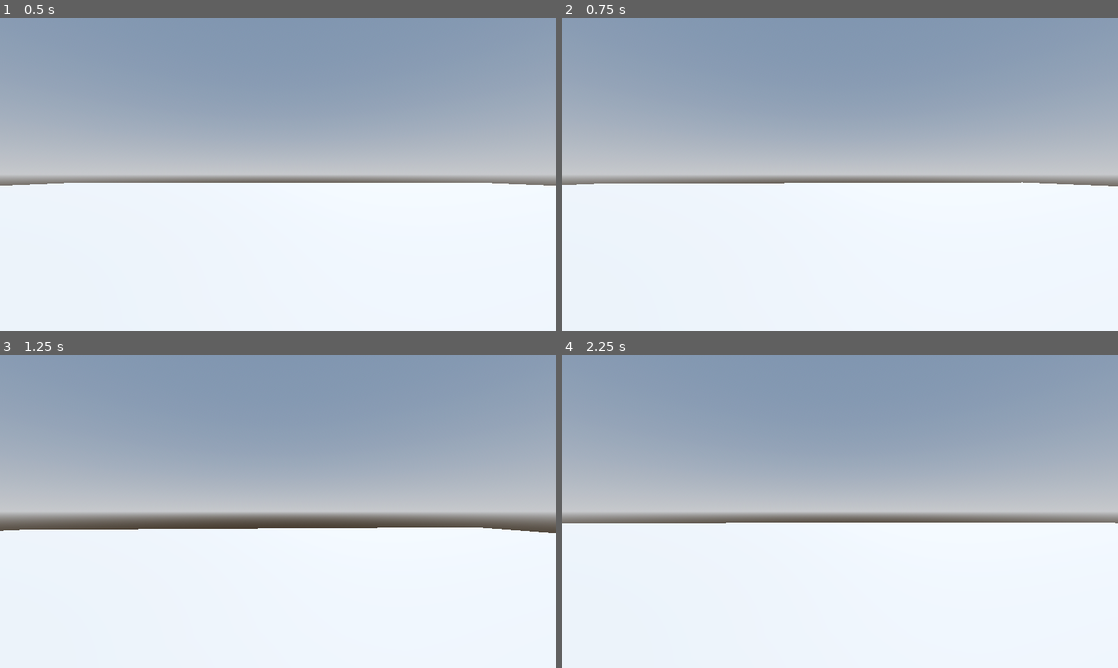
Above: before the commit, frames 1-4 (two rows, left to right).
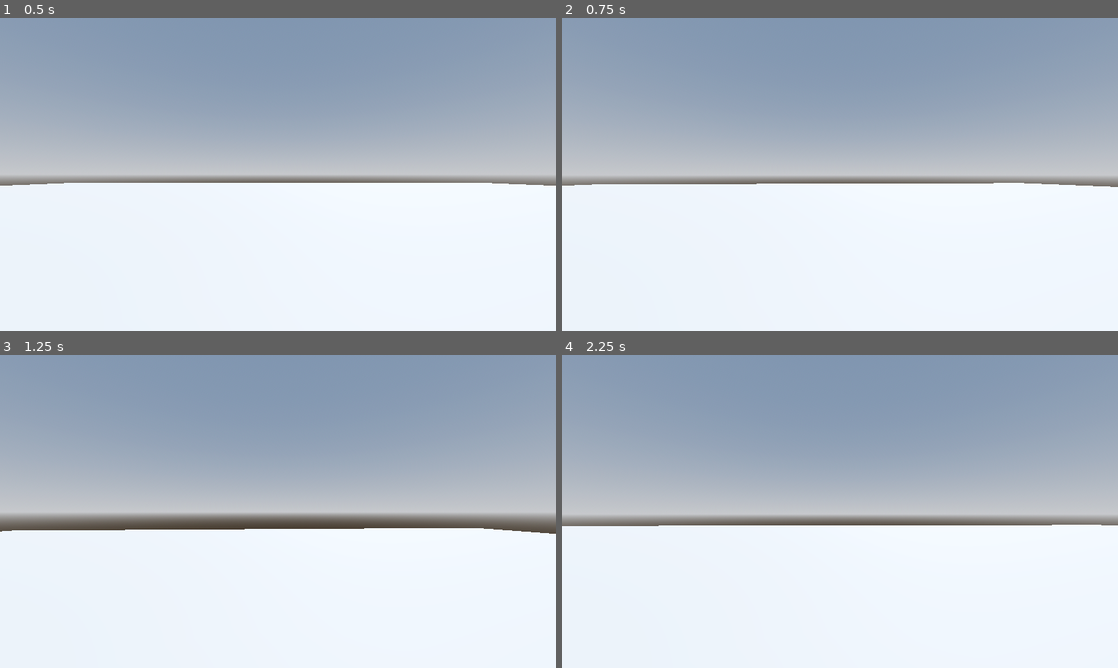
Above: after the commit, the same moments.

Repository: MateuszKosowski/Robo-Rampage
Game: Godot game, scene res://Levels/SandBox.tscn
Two runs of this game, one before a commit and one after it. Both use one fixed random seed, a clock stepped at 60 frames per second and the inputs below.
Inputs (mouse positions are in pixels of both pictures, inside the frame that each line leads up to):
- Up to frame 1 (0.5 s): no input
- Up to frame 2 (0.75 s): tap Enter at 0.5 s; move the mouse to (867, 174) at 0.52 s; hold W (move_up) from 0.53 s (still down)
- Up to frame 3 (1.25 s): keep holding W (move_up); tap Space (jump) at 0.77 s
- Up to frame 4 (2.25 s): keep holding W (move_up); tap Space (jump) at 1.25, 1.52 s; move the mouse to (812, 511) at 1.27 s; move the mouse to (851, 505) at 2.02 s

Frame 1 is identical in both runs. In frame 2, 0.2% of the frame differs, in the area x 0-100%, y 52-54%; in frame 3, 0.2%; in frame 4, 3.0%, in the area x 0-100%, y 50-55%.

Commit message:
Improve aimming

Diff:
--- /dev/null
+++ b/Player/SmoothCamera.gd
@@ -0,0 +1,11 @@
+extends Camera3D
+
+@export var speed := 44.0
+
+func _physics_process(delta: float) -> void:
+	var weight = clamp(delta * speed, 0.0, 1.0)
+
+	global_transform = global_transform.interpolate_with(
+		get_parent().global_transform, weight
+	)
+	global_position = get_parent().global_position
--- a/Player/player.gd
+++ b/Player/player.gd
@@ -7,6 +7,8 @@
 # Get the gravity from the project settings to be synced with RigidBody nodes.
 var gravity: float = ProjectSettings.get_setting("physics/3d/default_gravity")
 var mouse_motion := Vector2.ZERO
+@onready var camera_pivot: Node3D = $CameraPivot
+
 
 
 func _physics_process(delta: float) -> void:
@@ -48,4 +50,8 @@
 
 func handle_camera_rotation() -> void:
 	rotate_y(mouse_motion.x)
+	camera_pivot.rotate_x(mouse_motion.y)
+	camera_pivot.rotation_degrees.x = clampf(
+		camera_pivot.rotation_degrees.x, -90.0, 90.0
+	)
 	mouse_motion = Vector2.ZERO
--- a/Player/player.tscn
+++ b/Player/player.tscn
@@ -1,6 +1,7 @@
-[gd_scene load_steps=4 format=3 uid="uid://bs3t737bkhsy5"]
+[gd_scene load_steps=5 format=3 uid="uid://bs3t737bkhsy5"]
 
 [ext_resource type="Script" path="res://Player/player.gd" id="1_727it"]
+[ext_resource type="Script" path="res://Player/SmoothCamera.gd" id="2_aqf3n"]
 
 [sub_resource type="CapsuleMesh" id="CapsuleMesh_jgsey"]
 
@@ -15,5 +16,9 @@
 [node name="CollisionShape3D" type="CollisionShape3D" parent="."]
 shape = SubResource("CapsuleShape3D_pewwj")
 
-[node name="Camera3D" type="Camera3D" parent="."]
+[node name="CameraPivot" type="Node3D" parent="."]
 transform = Transform3D(1, 0, 0, 0, 1, 0, 0, 0, 1, 0, 0.3, 0)
+
+[node name="SmoothCamera" type="Camera3D" parent="CameraPivot"]
+top_level = true
+script = ExtResource("2_aqf3n")
